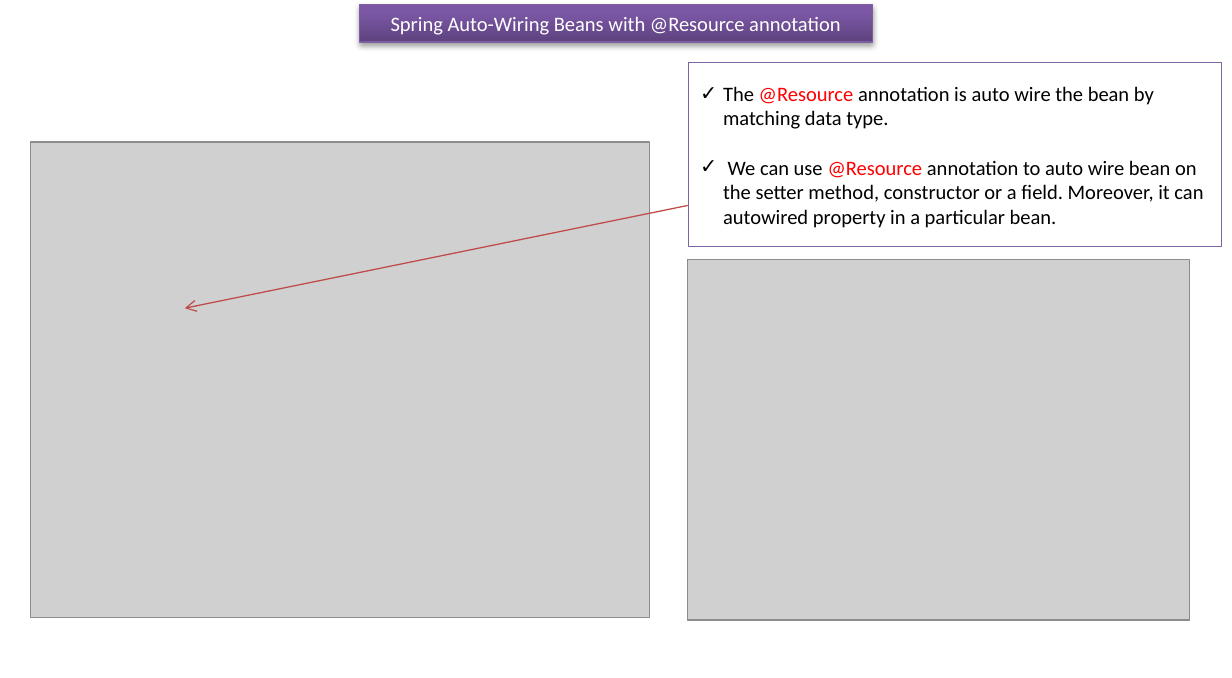
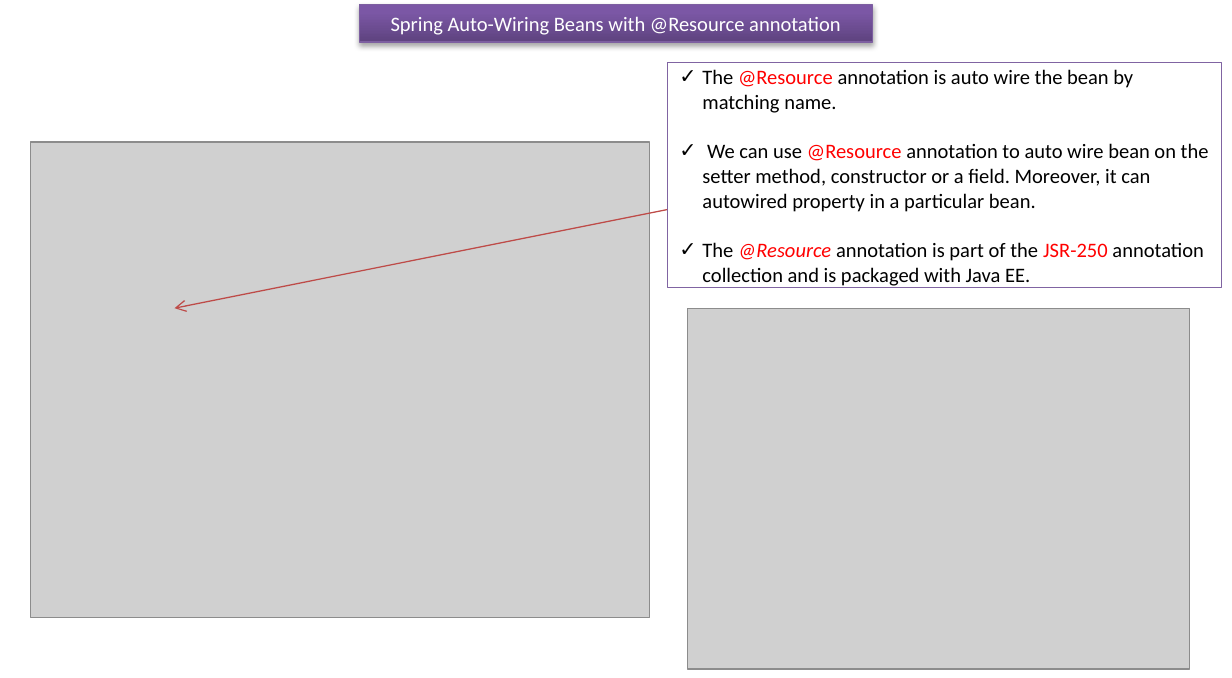
Before and after one commit to ramram43210/javaee, a slide deck: slide 1 of Later/Spring/6_Spring_Auto_Component_Scanning/12/Spring Auto-Wiring Beans with @Resource annotation.pptx. Drawn at 1232x678 pixels with LibreOffice and Linux fonts; fonts in the diff are those of the drawing; grey boxes stand for pictures. Boxes give left, top, right and bottom in pixels: in the first picture for what was removed or moved away, otherwise in the second. Text is boxed around its words. In the diff, an @@ line names an element or a change of style, - is before the commit and + after.

Commit message:
mar30

```diff
--- a/Later/Spring/6_Spring_Auto_Component_Scanning/12/Spring Auto-Wiring Beans with @Resource annotation.pptx
+++ b/Later/Spring/6_Spring_Auto_Component_Scanning/12/Spring Auto-Wiring Beans with @Resource annotation.pptx
@@ rectangle "The @Resource annotation is auto ...": place and size @@
-rectangle "The @Resource annotation is auto ..." at bbox=[687, 63, 1221, 246]
+rectangle "The @Resource annotation is auto ..." at bbox=[668, 63, 1222, 287]
@@ text in rectangle at bbox=[702, 69, 1133, 113]: text changed @@
-✓ The @Resource annotation is auto wire the bean by matching data type.
+✓ The @Resource annotation is auto wire the bean by matching name.
@@ arrow moved from (687, 206) - (185, 308) to (687, 206) - (175, 308) @@
@@ text in rectangle at bbox=[702, 242, 1203, 286]: paragraph added @@
+✓ The @Resource annotation is part of the JSR-250 annotation collection and is packaged with Java EE.
@@ picture: place and size @@
-picture at bbox=[687, 259, 1189, 620]
+picture at bbox=[687, 308, 1189, 669]
```
